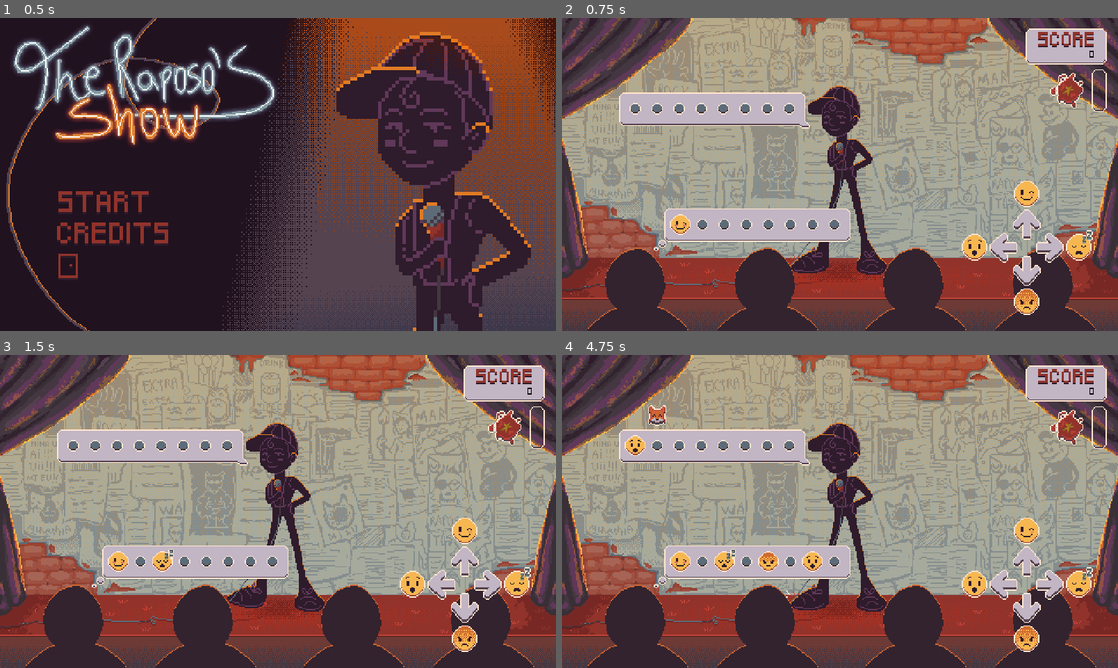
Above: before the commit, frames 1-4 (two rows, left to right).
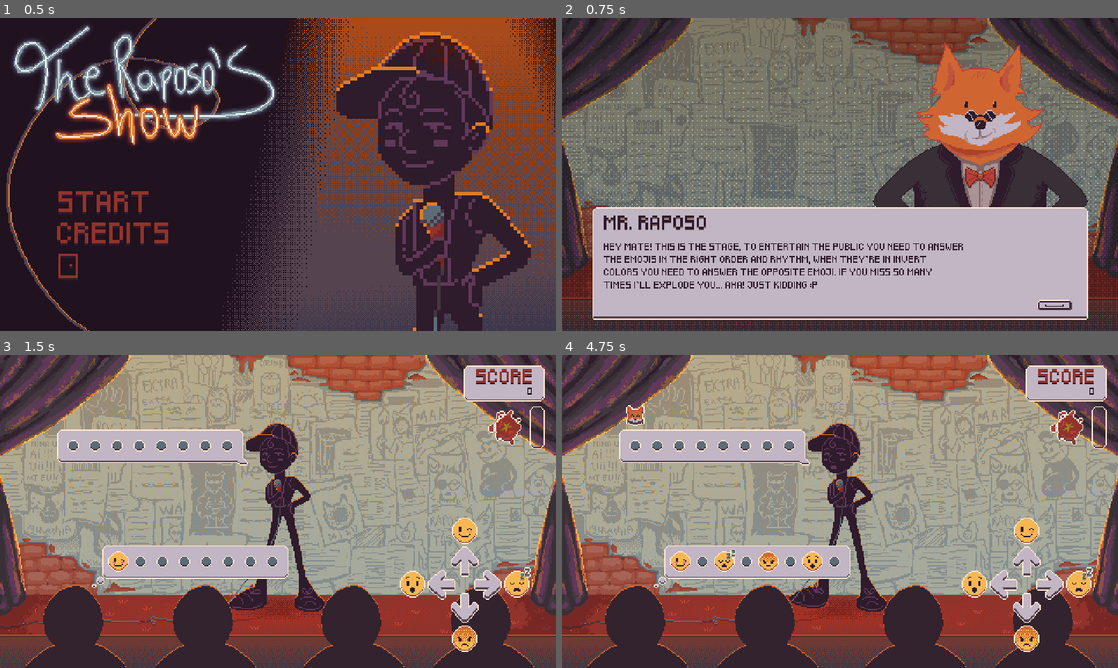
Above: after the commit, the same moments.

Repository: gdp-ufrj/raposo-standup
Game: Godot game, scene res://Scenes/main_menu.tscn
Same seed, same stepped clock (60 frames per second), same inputs: the game is played once before the commit and once after it.
Inputs (mouse positions are in pixels of both pictures, inside the frame that each line leads up to):
- Up to frame 1 (0.5 s): no input
- Up to frame 2 (0.75 s): click (712, 202) at 0.5 s
- Up to frame 3 (1.5 s): hold Right (RightEmoji) from 1.28 s (still down); tap Space (Confirm) at 1.35 s
- Up to frame 4 (4.75 s): release Right (RightEmoji) at 2.03 s; hold Down (DownEmoji) 2.03-2.78 s; tap Space (Confirm) every 0.75 s from 2.1 to 4.35 s; hold Right (RightEmoji) 2.78-3.53 s; hold Up (UpEmoji) 3.53-4.28 s; hold Left (LeftEmoji) from 4.28 s (still down)

Frame 1 is identical in both runs. In frame 2, 84% of the frame differs, in the area x 0-100%, y 0-100%; in frame 3, 0.4%; in frame 4, 0.8%.

Commit message:
Implementado tela de tutorial

Diff:
--- /dev/null
+++ b/Scenes/tutorial.tscn
@@ -0,0 +1,19 @@
+[gd_scene load_steps=3 format=3 uid="uid://dle7goxquqgcl"]
+
+[ext_resource type="Script" path="res://Scripts/TutorialScreen.gd" id="1_7r65t"]
+[ext_resource type="Texture2D" uid="uid://b3lq6yw00f8ho" path="res://Assets/Visual/Background/RAPOSO3.png" id="2_wyt7a"]
+
+[node name="Tutorial" type="Control"]
+layout_mode = 3
+anchors_preset = 15
+anchor_right = 1.0
+anchor_bottom = 1.0
+grow_horizontal = 2
+grow_vertical = 2
+script = ExtResource("1_7r65t")
+
+[node name="TextureRect" type="TextureRect" parent="."]
+layout_mode = 0
+offset_right = 40.0
+offset_bottom = 40.0
+texture = ExtResource("2_wyt7a")
--- a/Scripts/MainMenu.gd
+++ b/Scripts/MainMenu.gd
@@ -8,7 +8,7 @@
 
 
 func _on_start_button_pressed():
-	get_tree().change_scene_to_file("res://Scenes/gameplay.tscn")
+	get_tree().change_scene_to_file("res://Scenes/tutorial.tscn")
 
 
 func _on_options_button_pressed():
--- /dev/null
+++ b/Scripts/TutorialScreen.gd
@@ -0,0 +1,12 @@
+extends Control
+
+
+# Called when the node enters the scene tree for the first time.
+func _ready():
+	pass # Replace with function body.
+
+
+# Called every frame. 'delta' is the elapsed time since the previous frame.
+func _process(delta):
+	if Input.is_action_just_pressed("Confirm"):
+			get_tree().change_scene_to_file("res://Scenes/gameplay.tscn")
Not shown, added: Assets/Audio/SFX/ritmo.mp3.import
Binary file added: Assets/Visual/Background/RAPOSO3.png
Not shown, added: Assets/Visual/Background/RAPOSO3.png.import
Not shown: 1 places in Scenes/gameplay.tscn that only renumber resources
Not shown, added: Assets/Audio/SFX/ritmo.mp3
